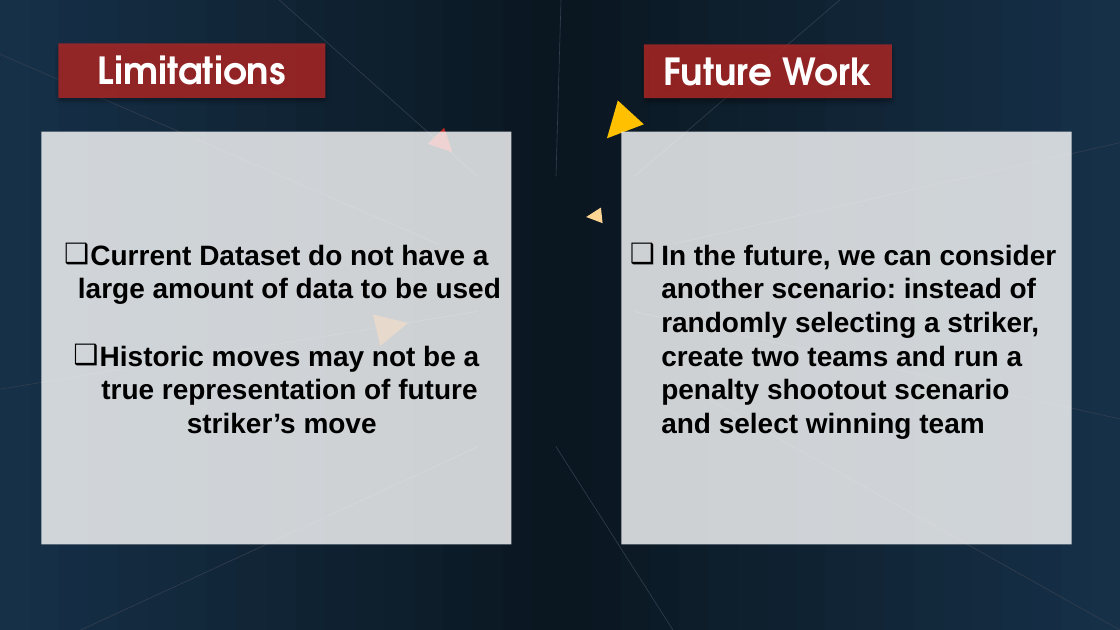
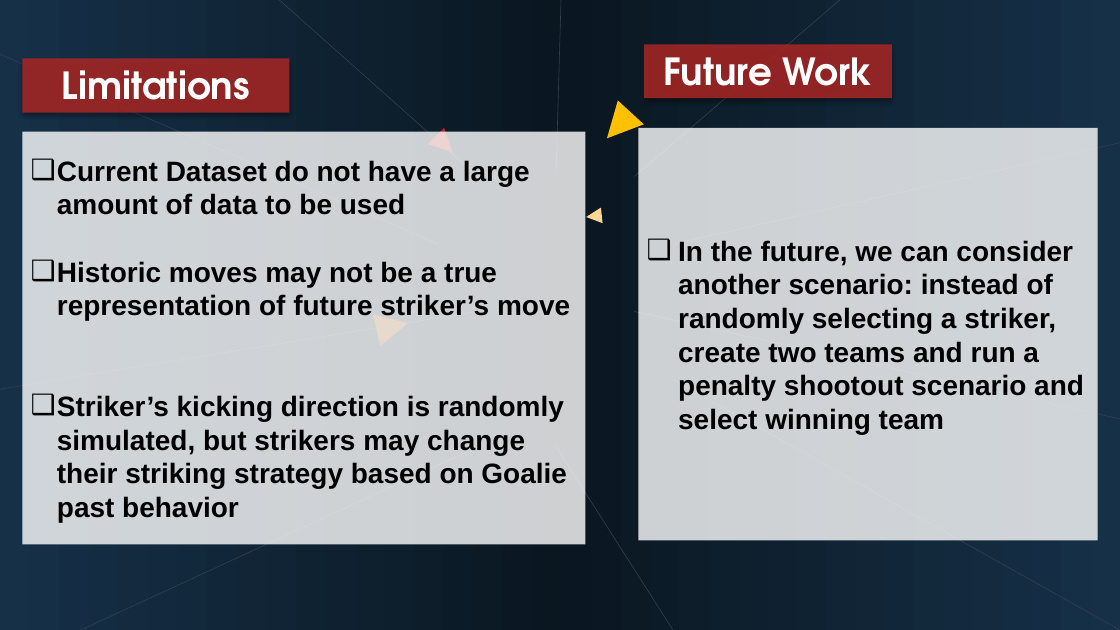
Before and after one commit to saloneeshah/Final-Project, a slide deck: slide 7 of Goalkeepr Success Rate Slide.pptx. Drawn at 1120x630 pixels with LibreOffice and Linux fonts; fonts in the diff are those of the drawing. Boxes give left, top, right and bottom in pixels: in the first picture for what was removed or moved away, otherwise in the second. Text is boxed around its words. In the diff, an @@ line names an element or a change of style, - is before the commit and + after.

```diff
--- a/Goalkeepr Success Rate Slide.pptx
+++ b/Goalkeepr Success Rate Slide.pptx
@@ rectangle "Limitations": place and size @@
-rectangle "Limitations" at box(58, 44, 325, 98)
+rectangle "Limitations" at box(23, 58, 290, 113)
@@ rectangle "Current Dataset do not have ...": place and size @@
-rectangle "Current Dataset do not have ..." at box(41, 132, 512, 544)
+rectangle "Current Dataset do not have ..." at box(23, 132, 586, 544)
@@ rectangle "In the future, we can ...": place and size @@
-rectangle "In the future, we can ..." at box(622, 132, 1072, 544)
+rectangle "In the future, we can ..." at box(639, 128, 1098, 540)
@@ text in rectangle at box(57, 160, 570, 320): alignment centre to left @@
@@ text in rectangle at box(57, 395, 567, 522): paragraph added @@
+❑ Striker’s kicking direction is randomly simulated, but strikers may change their striking strategy based on Goalie past behavior
```
Also in this commit, not shown: 3 other slides changed.
